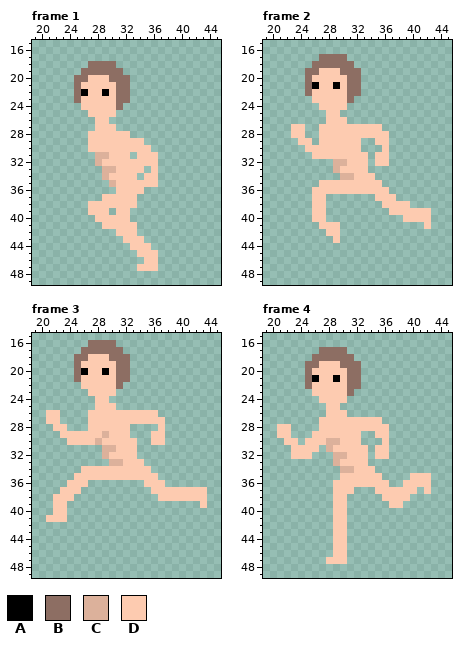
Two states of a pixel-art file, The Fallen Guardian/Assets/Art/Characters/Player/Move/Player_Move_Left.aseprite. That is the earlier state.
64x64 pixels, 8 frames. Shown: frame 1: x 19..45, y 15..49; frame 2: x 19..45, y 15..49; frame 3: x 19..45, y 15..49; frame 4: x 19..45, y 15..49. The commit also changed other frames, which this record leaves out.
Visible layers, top first: "Hair/Hair 1", "Eyes/Eyes 0", "Body Parts/Head", "Body Parts/Right Arm", "Body Parts/Right Leg", "Body Parts/Chest", "Body Parts/Left Arm", "Body Parts/Left Leg".
Palette (. is transparent): A #000000  B #8d6e63  C #dcb19b  D #fdcbb0
Pixels before, frame 1, first column x 25:
18 ..BBBB......
19 .BBBBBB.....
20 BBDDDBBB....
21 BDDDDDBB....
22 BADDADBB....
23 BDDDDDBB....
24 .DDDDDB.....
25 ..DDDD......
26 ...DD.......
27 ...DDD......
28 ..DDDDDD....
29 ..DDDDDDDD..
30 ..DDDDDDDDD.
31 ...CCDDD.DDD
32 ...CDDDDDDDD
33 ....CCDDDD.D
34 ....CDDDD.DD
35 .....CDDDDDD
36 ......DDDD..
37 ....DDDDD...
38 ..DDDDDDD...
39 ..DDD.DD....
40 ...DDDDD....
41 ....DDDDD...
42 ......DDD...
43 .......DDD..
44 ........DDD.
45 .........DDD
46 ..........DD
47 .........DDD
Pixels before, frame 2, first column x 23:
17 ....BBBB............
18 ...BBBBBB...........
19 ..BBDDDBBB..........
20 ..BDDDDDBB..........
21 ..BADDADBB..........
22 ..BDDDDDBB..........
23 ...DDDDDB...........
24 ....DDDD............
25 .....DD.............
26 .....DDD............
27 DD..DDDDDDDDD.......
28 DD..DDDDDDDDDD......
29 .DD.DDDDDD..DD......
30 ..DDDDDDDD...D......
31 ...DDDDDDDD.DD......
32 ......CCDDD.DD......
33 ......CDDDD.........
34 .......CCDDD........
35 ....DDDDDDDDD.......
36 ...DDDDDDDDDDD......
37 ...DD.......DDD.....
38 ...DD........DDDD...
39 ...DD.........DDDDDD
40 ...DD...........DDDD
41 ....DDD............D
42 .....DD.............
43 ......D.............
Pixels before, frame 3, first column x 21:
16 ......BBBB.............
17 .....BBBBBB............
18 ....BBDDDBBB...........
19 ....BDDDDDBB...........
20 ....BADDADBB...........
21 ....BDDDDDBB...........
22 .....DDDDDB............
23 ......DDDD.............
24 .......DD..............
25 .......DDD.............
26 DD....DDDDDDDDDD.......
27 DD....DDDDDDDDDDD......
28 .DD...DDDDDD....D......
29 ..DDDDDDCDDD...DD......
30 ...DDDDCDDDDD..DD......
31 ........CCDDD..........
32 ........CDDDD..........
33 .........CCDDD.........
34 .....DDDDDDDDDD........
35 ....DDDDDDDDDDDD.......
36 ...DDD........DDD......
37 ..DDD..........DDDDDDDD
38 .DDD............DDDDDDD
39 .DD...................D
40 .DD....................
41 DDD....................
Pixels before, frame 4, first column x 21:
17 ......BBBB............
18 .....BBBBBB...........
19 ....BBDDDBBB..........
20 ....BDDDDDBB..........
21 ....BADDADBB..........
22 ....BDDDDDBB..........
23 .....DDDDDB...........
24 ......DDDD............
25 .......DD.............
26 .......DDD............
27 ......DDDDDDDDD.......
28 DD....DDDDDDDDDD......
29 DD...DDDDDDD..DD......
30 .DD.DDDCCDDD...D......
31 ..DDDD.CDDDDD.DD......
32 ..DDD...CCDDD.DD......
33 ........CDDDD.........
34 .........CCDDD........
35 .........DDDDDD....DDD
36 ........DDDDDDDD..DDDD
37 ........DDD...DDDDDD.D
38 ........DD.....DDDD...
39 ........DD......DD....
40 ........DD............
41 ........DD............
42 ........DD............
43 ........DD............
44 ........DD............
45 ........DD............
46 ........DD............
47 .......DDD............
Once edited:
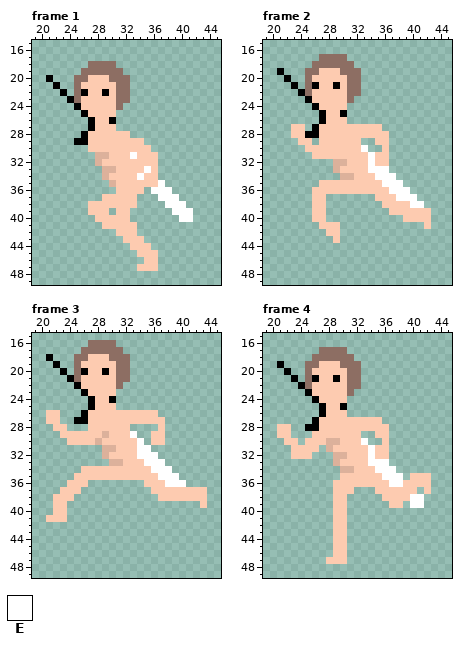
Colours new in this view: E #ffffff
Log entry: Updated Sword Run Animation
The edit:
layer "Weapons/Sword" now shown
Changed rows in their new state; - is an unchanged pixel.
Frame 1, layer "Weapons/Sword":
first column x 21:
20 A--------------------
21 -A-------------------
22 --A------------------
23 ---A-----------------
24 ----A----------------
25 -----A---------------
26 ------A--A-----------
27 ------A--------------
28 -----A---------------
29 ----AA---------------
31 ------------E--------
33 --------------E------
34 -------------E-------
35 ----------------E----
36 ---------------EEE---
37 ----------------EEE--
38 -----------------EEE-
39 ------------------EEE
40 -------------------EE
Frame 2, layer "Weapons/Sword":
first column x 21:
19 A--------------------
20 -A-------------------
21 --A------------------
22 ---A-----------------
23 ----A----------------
24 -----A---------------
25 ------A--A-----------
26 ------A--------------
27 -----A---------------
28 ----AA---------------
30 ------------E--------
31 -------------E-------
32 -------------E-------
33 -------------EEE-----
34 --------------EEE----
35 ---------------EEE---
36 ----------------EEE--
37 -----------------EEE-
38 -------------------EE
Frame 3, layer "Weapons/Sword":
first column x 21:
18 A-------------------
19 -A------------------
20 --A-----------------
21 ---A----------------
22 ----A---------------
23 -----A--------------
24 ------A--A----------
25 ------A-------------
26 -----A--------------
27 ----AA--------------
29 ------------E-------
30 -------------E------
31 -------------EE-----
32 -------------EEE----
33 --------------EEE---
34 ---------------EEE--
35 ----------------EEE-
36 -----------------EEE
Frame 4, layer "Weapons/Sword":
first column x 21:
19 A--------------------
20 -A-------------------
21 --A------------------
22 ---A-----------------
23 ----A----------------
24 -----A---------------
25 ------A--A-----------
26 ------A--------------
27 -----A---------------
28 ----AA---------------
30 ------------E--------
31 -------------E-------
32 -------------E-------
33 -------------EEE-----
34 --------------EEE----
35 ---------------EEE---
36 ----------------EE---
38 -------------------EE
39 -------------------EE
Where, in picture pixels (left, top, right, bottom), the same in both pictures:
added: (46, 75, 116, 145)
added: (130, 152, 193, 222)
added: (277, 68, 347, 138)
added: (361, 145, 424, 208)
added: (46, 354, 186, 487)
added: (277, 361, 347, 431)
added: (361, 438, 424, 508)
